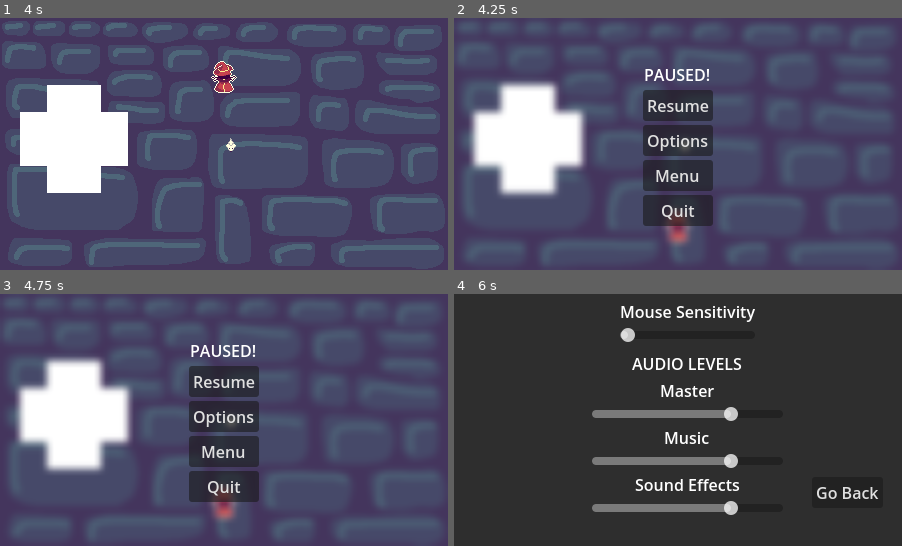
Above: before the commit, frames 1-4 (two rows, left to right).
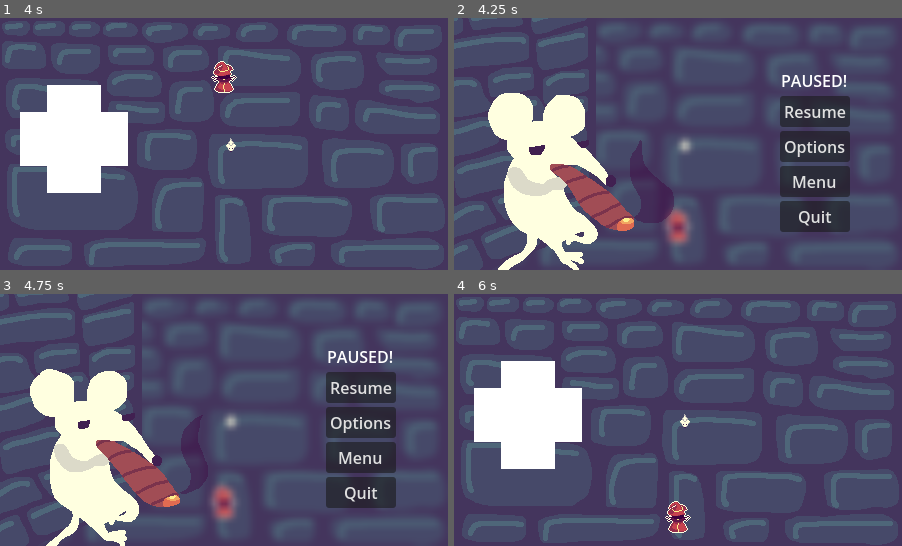
Above: after the commit, the same moments.

Repository: BlendyDev/GMTK2025
Game: Godot game, scene res://Scenes/level.tscn
The game is run twice, just before and just after one commit, with the same random seed, the same clock (stepped at 60 frames per second) and the same inputs. Sound files missing from this copy of the repository are replaced by a short silence.
Inputs (mouse positions are in pixels of both pictures, inside the frame that each line leads up to):
- Up to frame 1 (4 s): tap Enter at 0.5, 3.5 s; hold Space (Space) 0.53-1.28 s; hold Up (Up) from 0.53 s (still down); click (224, 144) at 0.67 s; move the mouse to (201, 144) at 1.27 s; tap Space (Space) at 1.35, 2.85 s; click (201, 144) at 1.42 s; move the mouse to (232, 138) at 2.02 s; hold Space (Space) 2.03-2.78 s; click (232, 138) at 2.17 s; move the mouse to (219, 149) at 2.77 s; click (219, 149) at 2.92 s; move the mouse to (255, 146) at 3.52 s; hold Space (Space) from 3.53 s (still down); click (255, 146) at 3.67 s
- Up to frame 2 (4.25 s): keep holding Up (Up); keep holding Space (Space); tap Escape (Esc) at 4.15 s
- Up to frame 3 (4.75 s): move the mouse to (89, 382) at 4.27 s; release Up (Up) at 4.28 s; release Space (Space) at 4.28 s; tap Space (Space) at 4.35 s; click (89, 382) at 4.42 s
- Up to frame 4 (6 s): move the mouse to (700, 420) at 5.02 s; hold Space (Space) 5.03-5.75 s; click (700, 420) at 5.17 s; click "Resume" at 5.75 s

Frame 1 is identical in both runs. In frame 2, 34% of the frame differs, in the area x 0-89%, y 0-100%; in frame 3, 34%; in frame 4, 100%, in the area x 0-100%, y 0-100%.

Commit message:
Added hitstop, fixed pause menu ui and added hit sound effect

Diff:
--- a/Scenes/audio_controller.tscn
+++ b/Scenes/audio_controller.tscn
@@ -1,9 +1,15 @@
-[gd_scene load_steps=7 format=3 uid="uid://dsaaqh6r846s1"]
+[gd_scene load_steps=9 format=3 uid="uid://dsaaqh6r846s1"]
 
 [ext_resource type="Script" uid="uid://hgdeh6d4tsa2" path="res://Scripts/audio_controller.gd" id="1_t0xn5"]
 [ext_resource type="AudioStream" uid="uid://dapvn0ocg8s84" path="res://SFX/test_sfx_pickup.wav" id="2_nqcbu"]
+[ext_resource type="AudioStream" uid="uid://byndt5frogv3c" path="res://SFX/hitstop sound test.wav" id="2_ual3u"]
 [ext_resource type="AudioStream" uid="uid://cf12dn028v1r5" path="res://SFX/test_reset_sfx.wav" id="3_ual3u"]
 [ext_resource type="AudioStream" uid="uid://dxhooo3lqf4d4" path="res://Music/menu music loop test.wav" id="4_nqcbu"]
+
+[sub_resource type="AudioStreamRandomizer" id="AudioStreamRandomizer_ncnt2"]
+random_pitch = 1.13
+streams_count = 1
+stream_0/stream = ExtResource("2_ual3u")
 
 [sub_resource type="AudioStreamRandomizer" id="AudioStreamRandomizer_yyma2"]
 random_pitch = 1.4
@@ -20,6 +26,9 @@
 [node name="AudioController" type="Node"]
 script = ExtResource("1_t0xn5")
 
+[node name="HitSFX" type="AudioStreamPlayer2D" parent="."]
+stream = SubResource("AudioStreamRandomizer_ncnt2")
+
 [node name="CircleSFX" type="AudioStreamPlayer2D" parent="."]
 stream = SubResource("AudioStreamRandomizer_yyma2")
 bus = &"SFX"
--- /dev/null
+++ b/Scenes/camera_2d.tscn
@@ -0,0 +1,9 @@
+[gd_scene load_steps=3 format=3 uid="uid://cwt2fri17lpyp"]
+
+[ext_resource type="Script" uid="uid://bfr0ovpwfmjex" path="res://Scripts/camera_2d.gd" id="1_omgnx"]
+
+[sub_resource type="FastNoiseLite" id="FastNoiseLite_qxfql"]
+
+[node name="Camera2D" type="Camera2D"]
+script = ExtResource("1_omgnx")
+noise = SubResource("FastNoiseLite_qxfql")
--- a/Scenes/level.tscn
+++ b/Scenes/level.tscn
@@ -1,10 +1,11 @@
-[gd_scene load_steps=19 format=3 uid="uid://4otsh1wy31kg"]
+[gd_scene load_steps=20 format=3 uid="uid://4otsh1wy31kg"]
 
 [ext_resource type="Script" uid="uid://cxjw50s4jeh2y" path="res://Scripts/trail.gd" id="1_0f350"]
 [ext_resource type="Script" uid="uid://c26jmx7s0p0dr" path="res://Scripts/level.gd" id="1_ha31o"]
 [ext_resource type="Script" uid="uid://cd8k0h68k4a8g" path="res://Scripts/player.gd" id="1_tumq0"]
 [ext_resource type="Texture2D" uid="uid://bj30yhx4p3qu0" path="res://Sprites/debugPlayer.png" id="2_k5f4k"]
 [ext_resource type="SpriteFrames" uid="uid://brjoepnckupck" path="res://Animation/mouseFrames.tres" id="4_0f350"]
+[ext_resource type="PackedScene" uid="uid://cwt2fri17lpyp" path="res://Scenes/camera_2d.tscn" id="5_qxfql"]
 [ext_resource type="Texture2D" uid="uid://c1yfhu6mq1mop" path="res://Sprites/fondo.png" id="7_8c0lf"]
 [ext_resource type="Texture2D" uid="uid://cyeifbyapar62" path="res://Sprites/trueborder.png" id="8_754fn"]
 [ext_resource type="PackedScene" uid="uid://dd7jxb3adi5uf" path="res://Scenes/boss.tscn" id="10_qxfql"]
@@ -74,7 +75,7 @@
 [node name="CollisionShape2D" type="CollisionShape2D" parent="Player"]
 shape = SubResource("CircleShape2D_k5f4k")
 
-[node name="Camera2D" type="Camera2D" parent="."]
+[node name="Camera2D" parent="." instance=ExtResource("5_qxfql")]
 
 [node name="obstacle" type="StaticBody2D" parent="."]
 position = Vector2(-150, -5)
@@ -119,6 +120,11 @@
 [node name="PauseMenu" parent="." instance=ExtResource("11_qxfql")]
 visible = false
 z_index = 4000
+anchors_preset = 8
+anchor_left = 0.5
+anchor_top = 0.5
+anchor_right = 0.5
+anchor_bottom = 0.5
 
 [node name="OptionsMenu" parent="PauseMenu" instance=ExtResource("13_pa6b8")]
 visible = false
--- a/Scenes/pause_menu.tscn
+++ b/Scenes/pause_menu.tscn
@@ -1,11 +1,20 @@
-[gd_scene load_steps=4 format=3 uid="uid://d2cg3mbio7ehv"]
+[gd_scene load_steps=7 format=3 uid="uid://d2cg3mbio7ehv"]
 
 [ext_resource type="Script" uid="uid://doy504o3wwhr8" path="res://Scripts/pause_menu.gd" id="1_emv3i"]
 [ext_resource type="Shader" uid="uid://g6vj64km5x0h" path="res://Shaders/pause_menu.gdshader" id="2_k0w1u"]
+[ext_resource type="Texture2D" uid="uid://bh4o3s6y06jjc" path="res://Sprites/pausemousegame1.png" id="3_bpi0q"]
+[ext_resource type="Texture2D" uid="uid://n3x2l26iuekn" path="res://Sprites/pausemousegame2.png" id="4_vmyb1"]
 
 [sub_resource type="ShaderMaterial" id="ShaderMaterial_1och7"]
 shader = ExtResource("2_k0w1u")
 shader_parameter/amount = 2.0
+
+[sub_resource type="AnimatedTexture" id="AnimatedTexture_bpi0q"]
+frames = 2
+frame_0/texture = ExtResource("3_bpi0q")
+frame_0/duration = 0.45
+frame_1/texture = ExtResource("4_vmyb1")
+frame_1/duration = 0.45
 
 [node name="PauseMenu" type="Control"]
 layout_mode = 3
@@ -24,6 +33,18 @@
 offset_right = 2322.0
 offset_bottom = 953.0
 
+[node name="TextureRect" type="TextureRect" parent="."]
+layout_mode = 1
+anchors_preset = 15
+anchor_right = 1.0
+anchor_bottom = 1.0
+grow_horizontal = 2
+grow_vertical = 2
+size_flags_horizontal = 3
+size_flags_vertical = 3
+size_flags_stretch_ratio = 0.0
+texture = SubResource("AnimatedTexture_bpi0q")
+
 [node name="VBoxContainer" type="VBoxContainer" parent="."]
 layout_mode = 1
 anchors_preset = 8
@@ -31,10 +52,10 @@
 anchor_top = 0.5
 anchor_right = 0.5
 anchor_bottom = 0.5
-offset_left = -35.0
-offset_top = -50.5
-offset_right = 35.0
-offset_bottom = 50.5
+offset_left = 102.0
+offset_top = -75.0
+offset_right = 172.0
+offset_bottom = 88.0
 grow_horizontal = 2
 grow_vertical = 2
 
--- a/Scripts/audio_controller.gd
+++ b/Scripts/audio_controller.gd
@@ -6,7 +6,16 @@
 func fail_circle_sfx():
 	$FailCircleSFX.play()
 
+func hit_sfx():
+	$HitSFX.play()
+
 func menu_music():
 	$MenuMusic.play()
 func menu_music_stop():
 	$MenuMusic.stop()
+func menu_music_pause():
+	$MenuMusic.volume_db = -80.0
+	#$MenuMusic.stream_paused = true
+func menu_music_resume():
+	$MenuMusic.volume_db = 0
+	#$MenuMusic.stream_paused = false
--- /dev/null
+++ b/Scripts/camera_2d.gd
@@ -0,0 +1,35 @@
+extends Camera2D
+
+@export var decay := 0.8 #How quickly shaking will stop [0,1].
+@export var max_offset := Vector2(10, 6)
+@export var max_roll := 0.1 #Maximum rotation in radians (use sparingly).
+@export var noise : FastNoiseLite #The source of random values.
+
+var noise_y = 0 #Value used to move through the noise
+
+var trauma := 0.0 #Current shake strength
+var trauma_pwr := 3 #Trauma exponent. Use [2,3]
+
+func _ready():
+	randomize()
+	noise.seed = randi()
+
+func add_trauma(amount : float):
+	trauma = min(trauma + amount, 1.0)
+
+func _process(delta):
+	if trauma:
+		trauma = max(trauma - decay * delta, 0)
+		shake()
+  #optional
+	elif offset.x != 0 or offset.y != 0 or rotation != 0:
+		lerp(offset.x,0.0,1)
+		lerp(offset.y,0.0,1)
+		lerp(rotation,0.0,1)
+
+func shake():
+	var amt = pow(trauma, trauma_pwr)
+	noise_y += 1
+	rotation = max_roll * amt * noise.get_noise_2d(noise.seed,noise_y)
+	offset.x = max_offset.x * amt * noise.get_noise_2d(noise.seed*2,noise_y)
+	offset.y = max_offset.y * amt * noise.get_noise_2d(noise.seed*3,noise_y)
--- a/Scripts/mob.gd
+++ b/Scripts/mob.gd
@@ -99,18 +99,32 @@
 			timer.start()
 	pass # Replace with function body.
 
+func freeze(duration):
+	Engine.time_scale = 0.05
+	AudioController.menu_music_pause()
+	await get_tree().create_timer(duration, true, false, true).timeout
+	Engine.time_scale = 1.0
+	AudioController.menu_music_resume()
 
 func _on_player_detect_area_entered(area: Area2D) -> void:
 	if (area.collision_layer == pow(2, 10-1)): #traced circle
 		action = Action.DYING
 		match type:
 			Type.BASIC:
+				AudioController.hit_sfx()
+				freeze(0.15)
 				animation_player.play("basic_death")
 			Type.CAT:
+				AudioController.hit_sfx()
+				freeze(0.15)
 				animation_player.play("cat_death")
 			Type.SLIME:
+				AudioController.hit_sfx()
+				freeze(0.15)
 				animation_player.play("slime_death")
 			Type.RAMIRO:
+				AudioController.hit_sfx()
+				freeze(0.15)
 				animation_player.play("ramiro_death")
 		pass
 	pass # Replace with function body.
--- a/Scripts/player.gd
+++ b/Scripts/player.gd
@@ -13,7 +13,7 @@
 
 # Called when the node enters the scene tree for the first time.
 func _ready() -> void:
-	pass # Replace with function body.
+	AudioController.menu_music()
 
 func bind_to_player():
 	Input.set_mouse_mode(Input.MOUSE_MODE_CAPTURED)
--- a/project.godot
+++ b/project.godot
@@ -18,6 +18,7 @@
 [autoload]
 
 AudioController="*res://Scenes/audio_controller.tscn"
+Camera2d="*res://Scenes/camera_2d.tscn"
 
 [display]
 
Not shown, added: SFX/hitstop sound test.wav.import
Not shown, added: Scripts/camera_2d.gd.uid
Binary file added: Scripts/pausemousegame1.png
Not shown, added: Scripts/pausemousegame1.png.import
Binary file added: Scripts/pausemousegame2.png
Not shown, added: Scripts/pausemousegame2.png.import
Binary file added: Sprites/pausemousegame1.png
Not shown, added: Sprites/pausemousegame1.png.import
Binary file added: Sprites/pausemousegame2.png
Not shown, added: Sprites/pausemousegame2.png.import
Not shown, added: SFX/hitstop sound test.wav
